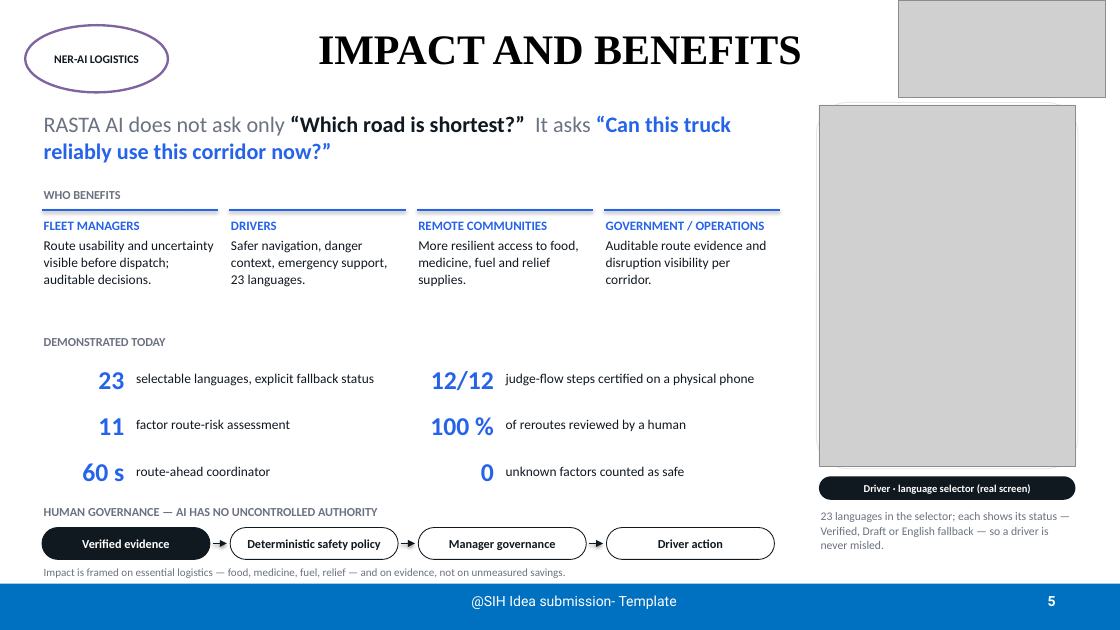
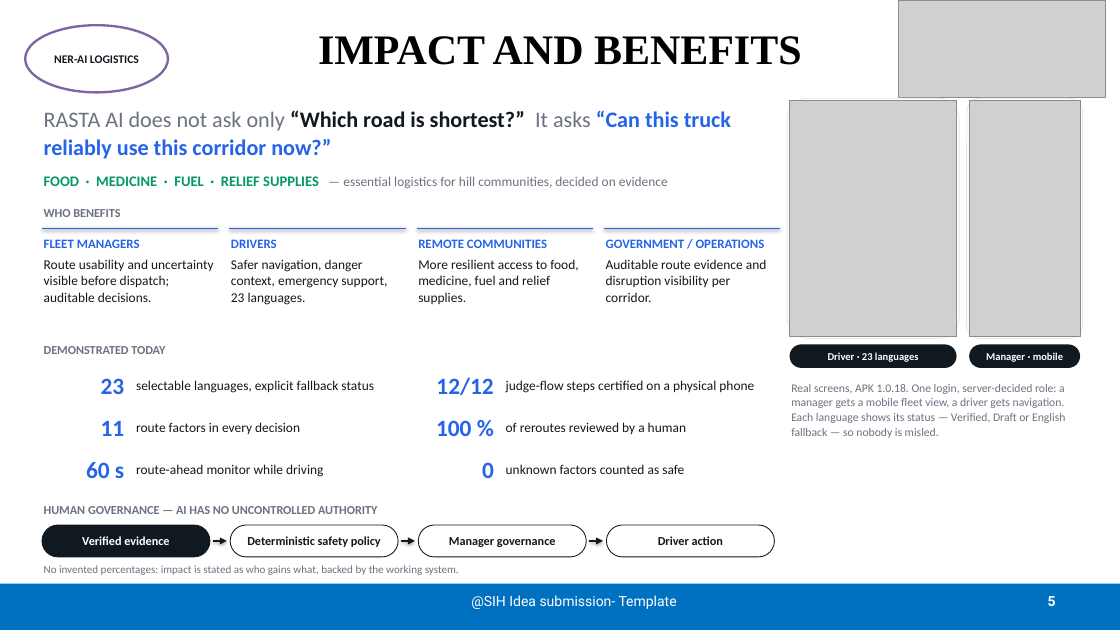
Before and after one commit to nxtlucifer/ner-ai-logistics, a slide deck: slide 5 of docs/submission/RASTA_AI_SIH26002_TEAM17_FINAL.pptx. Drawn at 1120x630 pixels with LibreOffice and Linux fonts; fonts in the diff are those of the drawing; grey boxes stand for pictures. Boxes give left, top, right and bottom in pixels: in the first picture for what was removed or moved away, otherwise in the second. Text is boxed around its words. In the diff, an @@ line names an element or a change of style, - is before the commit and + after.

```diff
--- a/docs/submission/RASTA_AI_SIH26002_TEAM17_FINAL.pptx
+++ b/docs/submission/RASTA_AI_SIH26002_TEAM17_FINAL.pptx
@@ text "RASTA AI does not ask ...": place and size @@
-text "RASTA AI does not ask ..." at <box>44,116,731,163</box>
+text "RASTA AI does not ask ..." at <box>44,111,731,159</box>
@@ rounded rectangle: place and size @@
-rounded rectangle at <box>817,103,1078,469</box>
+rounded rectangle at <box>787,98,960,339</box>
@@ picture: place and size @@
-picture at <box>819,105,1075,466</box>
+picture at <box>790,101,957,336</box>
@@ rounded rectangle added at <box>967,98,1083,339</box>, fill #FFFFFF, outline #E5E7EB 0.75 pt @@
@@ picture added at <box>970,101,1081,336</box> @@
@@ text added at <box>44,176,668,189</box>, 11.5 pt, text #6B7280 @@
+FOOD · MEDICINE · FUEL · RELIEF SUPPLIES — essential logistics for hill communities, decided on evidence
@@ text "FLEET MANAGERS": place and size @@
-text "FLEET MANAGERS" at <box>44,221,214,284</box>
+text "FLEET MANAGERS" at <box>44,239,214,302</box>
@@ text "DRIVERS": place and size @@
-text "DRIVERS" at <box>231,221,387,287</box>
+text "DRIVERS" at <box>231,239,387,305</box>
@@ text "REMOTE COMMUNITIES": place and size @@
-text "REMOTE COMMUNITIES" at <box>418,221,578,286</box>
+text "REMOTE COMMUNITIES" at <box>418,239,578,304</box>
@@ 4 lines, 1 text: place and size @@
-4 lines, 1 text at <box>42,191,781,210</box>
+4 lines, 1 text at <box>42,209,781,229</box>
@@ text "GOVERNMENT / OPERATIONS": place and size @@
-text "GOVERNMENT / OPERATIONS" at <box>606,221,767,284</box>
+text "GOVERNMENT / OPERATIONS" at <box>606,239,767,302</box>
@@ 3 texts: place and size @@
-3 texts at <box>44,338,754,386</box>
+3 texts at <box>44,346,754,393</box>
@@ rounded rectangle added at <box>790,344,957,368</box>, fill #101820, 9 pt, text #FFFFFF, bold @@
+Driver · 23 languages
@@ rounded rectangle added at <box>970,344,1081,368</box>, fill #101820, 9 pt, text #FFFFFF, bold @@
+Manager · mobile
@@ size 22 to 20 pt in 6 elements at <box>86,462,124,478</box>, <box>482,462,494,478</box>, <box>101,421,125,436</box>, <box>436,420,471,436</box>, <box>101,378,125,394</box>, <box>436,377,493,395</box> @@
@@ text added at <box>791,384,1065,438</box>, 10 pt, text #6B7280 @@
+Real screens, APK 1.0.18. One login, server-decided role: a manager gets a mobile fleet view, a driver gets navigation. Each language shows its status — Verified, Draft or English fallback — so nobody is misled.
@@ text at <box>136,422,300,434</box>: text changed @@
-factor route-risk assessment
+route factors in every decision
@@ text at <box>136,464,323,477</box>: text changed @@
-route-ahead coordinator
+route-ahead monitor while driving
@@ rounded rectangle removed at <box>819,476,1075,500</box> @@
-Driver · language selector (real screen)
@@ text removed at <box>821,512,1057,549</box> @@
-23 languages in the selector; each shows its status — Verified, Draft or English fallback — so a driver is never misled.
@@ text removed at <box>44,568,565,578</box> @@
-Impact is framed on essential logistics — food, medicine, fuel, relief — and on evidence, not on unmeasured savings.
@@ text added at <box>44,565,459,575</box>, 9.5 pt, text #6B7280 @@
+No invented percentages: impact is stated as who gains what, backed by the working system.
```
Also in this commit, not shown: 4 other slides changed, 19 other files.
